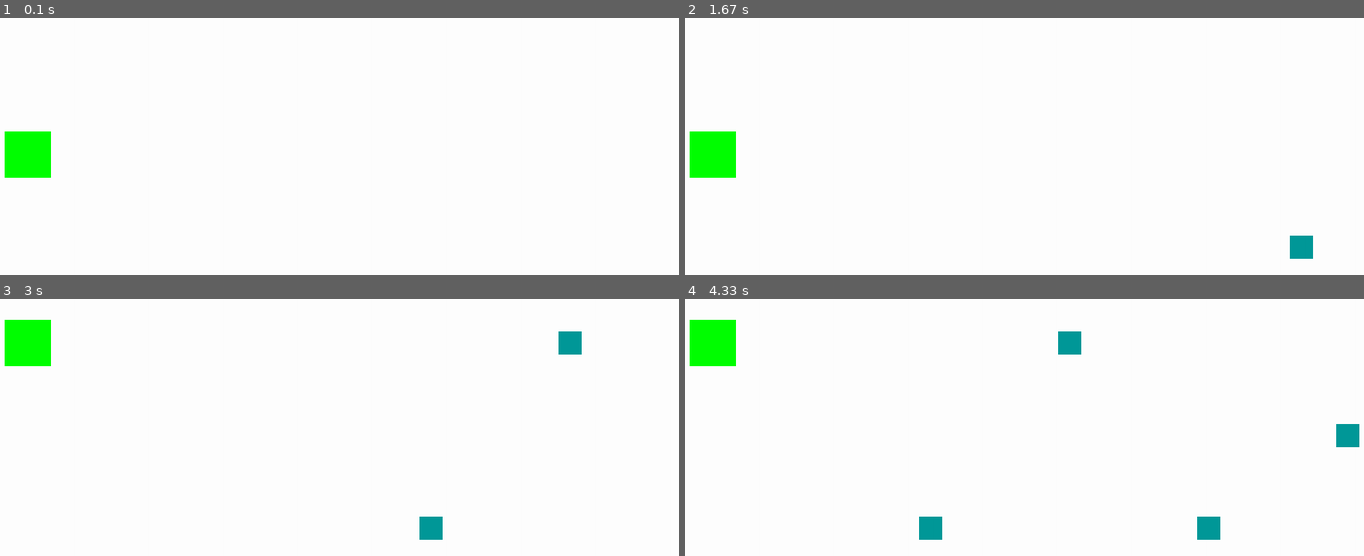
Above: before the commit, frames 1-4 (two rows, left to right).
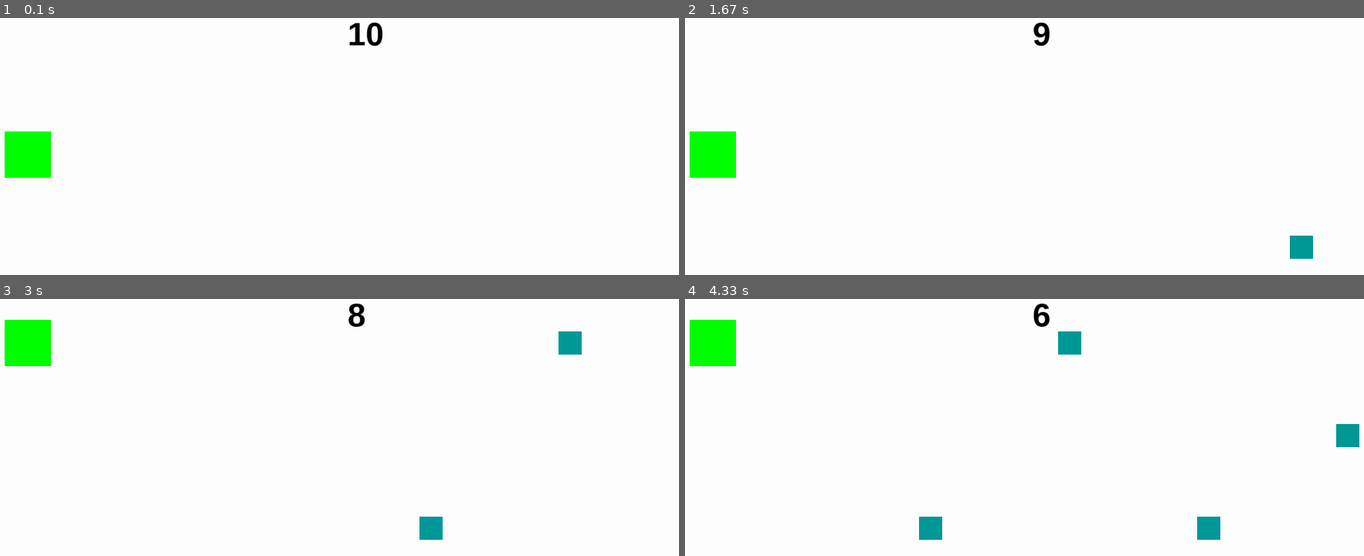
Above: after the commit, the same moments.

Repository: hsiang086/crc-static-exhibition
Game: pygame game, started from main/second_scene.py
Two runs of this game, one before a commit and one after it. Both use one fixed random seed, a clock stepped at 60 frames per second and the inputs below.
Inputs:
- Up to frame 1 (0.1 s): no input
- Up to frame 2 (1.67 s): hold Up 0.33-0.8 s; hold Down 0.83-1.13 s; hold Up 1.17-1.53 s; hold Down from 1.57 s (still down)
- Up to frame 3 (3 s): release Down at 1.93 s; hold Up 1.97-2.27 s; hold Down 2.3-2.6 s; hold Up from 2.63 s (still down)
- Up to frame 4 (4.33 s): release Up at 3 s; hold Down 3.03-3.4 s; hold Up 3.43-3.73 s; hold Down 3.77-4.07 s; hold Up from 4.1 s (still down)

The runs differ from the first frame. In frame 1, 0.2% of the frame differs, in the area x 51-57%, y 1-11%; in frame 2, 0.1%; in frame 3, 0.2%; in frame 4, 0.1%.

Commit message:
Update second_scene.py

Diff:
--- a/main/second_scene.py
+++ b/main/second_scene.py
@@ -1,5 +1,6 @@
 import pygame
 import random
+import time as tm
 
 def init():
     global FPS
@@ -8,6 +9,7 @@
     global screen
     global POS
 
+
     FPS = 60
     RES = WIDTH, HIGHT = (1500, 800)
     POS=[(HIGHT/2)-200,(HIGHT/2),(HIGHT/2)+200]
@@ -15,6 +17,7 @@
 
     itv = 0
     pygame.init()
+
     screen = pygame.display.set_mode(RES)
 
 
@@ -80,9 +83,22 @@
             self.kill()
 
 
+class TimeRunning():
+    def __init__(self):
+        self.time = 10
+        self.time_start = tm.time()
+        self.text_rect = (WIDTH / 2, 100)
+    def display(self,time_run):
+        time_left = self.time - int(time_run - self.time_start)
+        font = pygame.font.SysFont('Arial', 70, bold = True)
+        text = font.render(str(time_left), True, 'black')
+        screen.blit(text, self.text_rect)
 
 
+global timerunning
 
+timerunning = TimeRunning()
+timerunning.__init__()
 all_sprites = pygame.sprite.Group()
 objects = pygame.sprite.Group()
 player = Player()
@@ -106,13 +122,17 @@
         all_sprites.add(Obj)
         objects.add(Obj)
         time = 0
+    t_run = tm.time()
+
 
     all_sprites.update()
+
 
     hits = pygame.sprite.spritecollide(player, objects, 0)
     if hits:
         running = False
     screen.fill((255,255,255))
+    timerunning.display(t_run)
     all_sprites.draw(screen)
     pygame.display.update()
     time += 1
